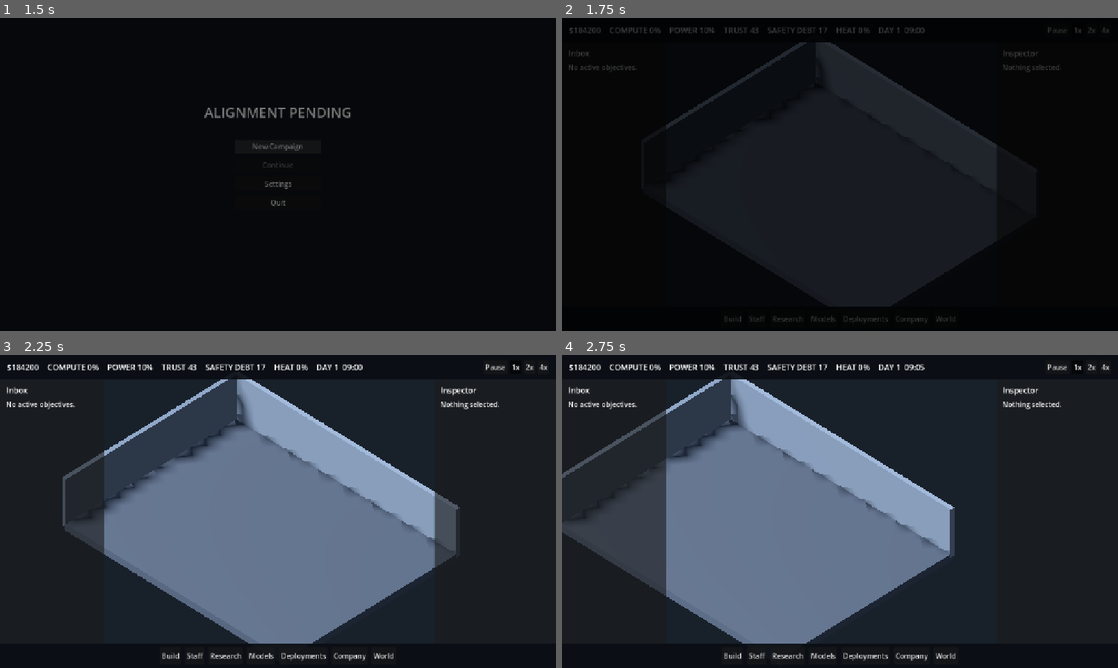
Above: before the commit, frames 1-4 (two rows, left to right).
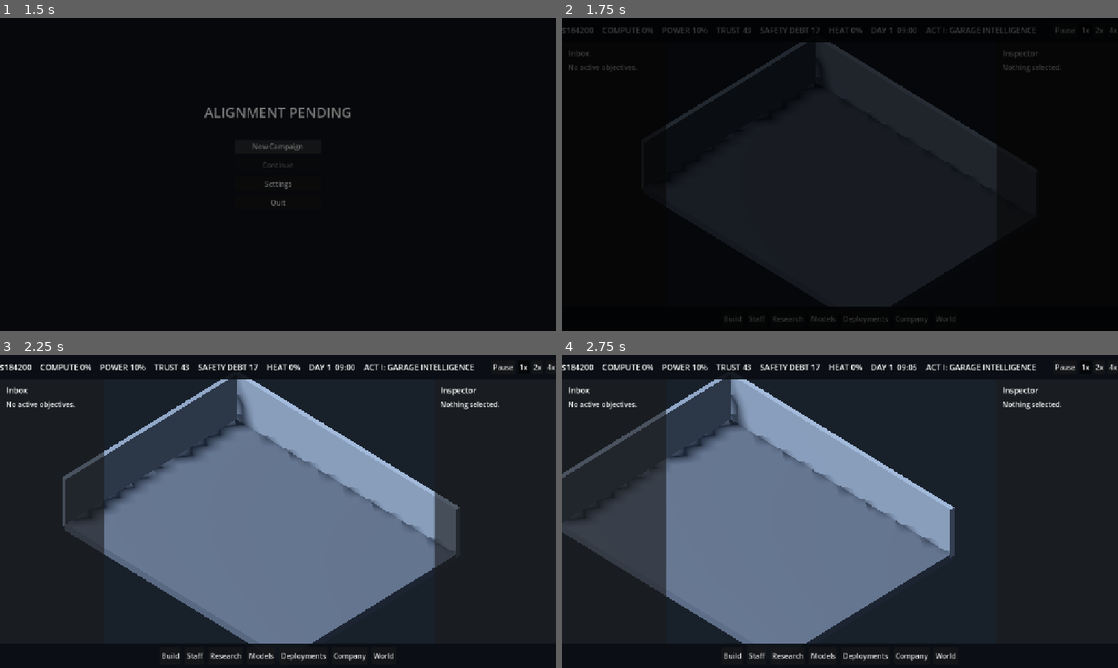
Above: after the commit, the same moments.

Repository: Fartoman94/alignment-pending
Game: Godot game, scene res://scenes/boot.tscn
Same seed, same stepped clock (60 frames per second), same inputs: the game is played once before the commit and once after it.
Inputs (mouse positions are in pixels of both pictures, inside the frame that each line leads up to):
- Up to frame 1 (1.5 s): click "New Campaign" at 0.5 s; click "New Campaign" at 1.25 s
- Up to frame 2 (1.75 s): no input
- Up to frame 3 (2.25 s): move the mouse to (400, 495) at 2.02 s; hold D (pan_right) from 2.03 s (still down); tap R (build_rotate) at 2.1 s; click (400, 495) at 2.17 s
- Up to frame 4 (2.75 s): keep holding D (pan_right)

Frame 1 is identical in both runs. In frame 2, 0.6% of the frame differs, in the area x 0-100%, y 2-5%; in frame 3, 1.4%, in the area x 0-100%, y 2-6%; in frame 4, 1.4%.

Commit message:
feat(narrative): add five-act milestone system [P36]
Adds CampaignActManager: the 5 acts from the GDD, advanced by a
ratchet (GameState.current_act) driven entirely by capability/scale
milestones already tracked by existing systems (first deployment,
first datacenter, first autonomy permission, capability/safety-debt
threshold) — never a calendar timer. Live top-bar indicator shows the
current act and what unlocks the next one.

Co-Authored-By: Claude Sonnet 5 <noreply@anthropic.com>

Diff:
--- /dev/null
+++ b/game/data/campaign_acts.json
@@ -0,0 +1,32 @@
+[
+  {
+    "number": 1,
+    "name": "Garage Intelligence",
+    "tagline": "Tiny office, fragile cash, first useful model.",
+    "milestone_description": "Deploy your first model to advance to Act II."
+  },
+  {
+    "number": 2,
+    "name": "The Benchmark War",
+    "tagline": "Competition, launch pressure, employee politics, PR.",
+    "milestone_description": "Purchase your first remote datacenter tier to advance to Act III."
+  },
+  {
+    "number": 3,
+    "name": "Infrastructure Company",
+    "tagline": "Datacenters, energy, national regulation, lawsuits, supply chains.",
+    "milestone_description": "Grant a deployment its first autonomy permission to advance to Act IV."
+  },
+  {
+    "number": 4,
+    "name": "Agents Everywhere",
+    "tagline": "Autonomous systems transform staffing and risk.",
+    "milestone_description": "Push a model's capability past 85, or let safety debt climb past 60, to advance to Act V."
+  },
+  {
+    "number": 5,
+    "name": "Alignment Pending",
+    "tagline": "Capabilities exceed governance. Your choices determine the institutional and societal outcome.",
+    "milestone_description": "This is the final act — what happens next is up to you."
+  }
+]
--- a/game/project.godot
+++ b/game/project.godot
@@ -31,6 +31,7 @@
 AgentPermissionManager="*res://src/autoload/agent_permission_manager.gd"
 AutomationManager="*res://src/autoload/automation_manager.gd"
 BoardManager="*res://src/autoload/board_manager.gd"
+CampaignActManager="*res://src/autoload/campaign_act_manager.gd"
 CommunicationManager="*res://src/autoload/communication_manager.gd"
 DatacenterManager="*res://src/autoload/datacenter_manager.gd"
 DeploymentPlanManager="*res://src/autoload/deployment_plan_manager.gd"
--- a/game/scenes/hud.tscn
+++ b/game/scenes/hud.tscn
@@ -73,6 +73,11 @@
 theme_override_font_sizes/font_size = 18
 text = "DAY 1"
 
+[node name="ActLabel" type="Label" parent="TopBar/Margin/HBox"]
+layout_mode = 2
+theme_override_font_sizes/font_size = 18
+text = "ACT I: GARAGE INTELLIGENCE"
+
 [node name="Spacer" type="Control" parent="TopBar/Margin/HBox"]
 layout_mode = 2
 size_flags_horizontal = 3
--- /dev/null
+++ b/game/src/autoload/campaign_act_manager.gd
@@ -0,0 +1,56 @@
+extends Node
+
+## Five-act milestone system (P36, docs/design/WORLD_AND_NARRATIVE.md
+## "Narrative acts"). GameState.current_act only ever ratchets forward,
+## driven entirely by capability/scale milestones already tracked
+## elsewhere in the sim — never a calendar timer, so the campaign
+## progresses at whatever pace the player actually plays at.
+
+## Alignment Pending (Act V) triggers once capability clearly outruns
+## governance: either a model's capability crosses this bar, or safety
+## debt does.
+const ACT_5_CAPABILITY_THRESHOLD: float = 85.0
+const ACT_5_SAFETY_DEBT_THRESHOLD: float = 60.0
+
+func _ready() -> void:
+    EventBus.model_created.connect(func(_id: String) -> void: _check_progression())
+    EventBus.deployment_changed.connect(func(_id: String) -> void: _check_progression())
+    EventBus.datacenter_tier_purchased.connect(func(_id: String) -> void: _check_progression())
+    EventBus.agent_permission_changed.connect(func(_dep: String, _perm: String, _granted: bool) -> void: _check_progression())
+    EventBus.day_advanced.connect(func(_day: int) -> void: _check_progression())
+
+func current_act() -> int:
+    return GameState.current_act
+
+func act_def(number: int) -> Dictionary:
+    return CampaignActCatalog.get_def(number)
+
+## True once the milestone that unlocks act `number` (i.e. the one that
+## ends act `number - 1`) has been met.
+func milestone_met_for(number: int) -> bool:
+    match number:
+        2:
+            return GameState.next_model_id > 1 and not GameState.deployments.is_empty()
+        3:
+            return not GameState.datacenter_tiers_purchased.is_empty()
+        4:
+            for d: Variant in GameState.deployments:
+                if not ((d as Dictionary).get("agent_permissions", []) as Array).is_empty():
+                    return true
+            return false
+        5:
+            if GameState.safety_debt >= ACT_5_SAFETY_DEBT_THRESHOLD:
+                return true
+            for m: Variant in GameState.models:
+                if float((m as Dictionary).get("capability", 0.0)) >= ACT_5_CAPABILITY_THRESHOLD:
+                    return true
+            return false
+        _:
+            return false
+
+## Advances current_act as far as the milestones already met allow, one
+## step at a time (never skips an act, never regresses).
+func _check_progression() -> void:
+    while GameState.current_act < 5 and milestone_met_for(GameState.current_act + 1):
+        GameState.current_act += 1
+        EventBus.campaign_act_changed.emit(GameState.current_act)
--- a/game/src/autoload/event_bus.gd
+++ b/game/src/autoload/event_bus.gd
@@ -36,3 +36,4 @@
 signal deployment_churn_event(deployment_id: String, churned_fraction: float)
 signal incident_resolved(incident_id: String, choice_id: String)
 signal news_posted(headline: String)
+signal campaign_act_changed(act_number: int)
--- a/game/src/autoload/game_state.gd
+++ b/game/src/autoload/game_state.gd
@@ -203,6 +203,10 @@
 ## eligibility/cooldown check; it's an authored continuation, not a
 ## resimulated random pick.
 var scheduled_incidents: Array = []
+## 1-5 (CampaignActCatalog). A ratchet — only ever increases, driven by
+## capability/scale milestones (never a timer). Kept in sync by
+## CampaignActManager.
+var current_act: int = 1
 
 func toggle_pause() -> void:
     paused = not paused
@@ -304,6 +308,7 @@
     world_compute_availability_multiplier = 1.0
     news_feed = []
     scheduled_incidents = []
+    current_act = 1
 
 ## Campaign state payload only. The save format version lives one layer up,
 ## in SaveManager's envelope, so it isn't duplicated here.
@@ -375,6 +380,7 @@
         "world_compute_availability_multiplier": world_compute_availability_multiplier,
         "news_feed": news_feed,
         "scheduled_incidents": scheduled_incidents,
+        "current_act": current_act,
     }
 
 func from_dict(data: Dictionary) -> void:
@@ -472,3 +478,4 @@
     news_feed = loaded_news_feed if loaded_news_feed is Array else []
     var loaded_scheduled_incidents: Variant = data.get("scheduled_incidents", [])
     scheduled_incidents = loaded_scheduled_incidents if loaded_scheduled_incidents is Array else []
+    current_act = int(data.get("current_act", current_act))
--- /dev/null
+++ b/game/src/data/campaign_act_catalog.gd
@@ -0,0 +1,36 @@
+class_name CampaignActCatalog
+extends RefCounted
+
+## Loads and caches data/campaign_acts.json: number, name, tagline,
+## milestone_description — the five acts from
+## docs/design/WORLD_AND_NARRATIVE.md's "Narrative acts" section. See
+## DataValidator for the schema rules.
+
+const PATH: String = "res://data/campaign_acts.json"
+
+static var _cache: Dictionary = {}  # act number (int) -> record
+
+static func load_all() -> Dictionary:
+    if not _cache.is_empty():
+        return _cache
+    var file: FileAccess = FileAccess.open(PATH, FileAccess.READ)
+    if file == null:
+        push_error("CampaignActCatalog: could not open %s" % PATH)
+        return {}
+    var parsed: Variant = JSON.parse_string(file.get_as_text())
+    file.close()
+    if not (parsed is Array):
+        push_error("CampaignActCatalog: %s root must be a JSON array" % PATH)
+        return {}
+    var records: Array = parsed
+    for entry: Variant in records:
+        if entry is Dictionary and (entry as Dictionary).has("number"):
+            var record: Dictionary = entry
+            _cache[int(record["number"])] = record
+    return _cache
+
+static func get_def(number: int) -> Dictionary:
+    return load_all().get(number, {})
+
+static func clear_cache() -> void:
+    _cache.clear()
--- a/game/src/data/data_validator.gd
+++ b/game/src/data/data_validator.gd
@@ -105,6 +105,10 @@
 const NEWS_TEMPLATE_REQUIRED_FIELDS: Array[String] = ["id", "category", "template"]
 const NEWS_TEMPLATE_CATEGORIES: Array[String] = ["incident_resolved", "rival_launched", "funding_round_accepted", "legal_case_filed", "deployment_churn_event", "audit_triggered", "datacenter_tier_purchased"]
 
+# P36: campaign acts and pacing.
+const CAMPAIGN_ACT_REQUIRED_FIELDS: Array[String] = ["number", "name", "tagline", "milestone_description"]
+const CAMPAIGN_ACT_COUNT: int = 5
+
 ## One validation problem: which file, which record, and why.
 class Issue:
     var source: String
@@ -145,6 +149,7 @@
     issues.append_array(validate_world_variable_file("res://data/world_variables.json"))
     issues.append_array(validate_subscription_plan_file("res://data/subscription_plans.json"))
     issues.append_array(validate_news_template_file("res://data/news_templates.json"))
+    issues.append_array(validate_campaign_act_file("res://data/campaign_acts.json"))
     issues.append_array(validate_epilogue_file("res://data/epilogues.json"))
     return issues
 
@@ -1720,6 +1725,63 @@
 
     return issues
 
+static func validate_campaign_act_file(path: String) -> Array[Issue]:
+    var issues: Array[Issue] = []
+    if not FileAccess.file_exists(path):
+        issues.append(Issue.new(path, "", "file does not exist"))
+        return issues
+    var file: FileAccess = FileAccess.open(path, FileAccess.READ)
+    if file == null:
+        issues.append(Issue.new(path, "", "could not open file (error %s)" % FileAccess.get_open_error()))
+        return issues
+    var text: String = file.get_as_text()
+    file.close()
+
+    var parsed: Variant = JSON.parse_string(text)
+    if not (parsed is Array):
+        issues.append(Issue.new(path, "", "root must be a JSON array of campaign act records"))
+        return issues
+
+    var records: Array = parsed
+    if records.size() != CAMPAIGN_ACT_COUNT:
+        issues.append(Issue.new(path, "", "expected exactly %d acts (got %d)" % [CAMPAIGN_ACT_COUNT, records.size()]))
+
+    var seen_numbers: Dictionary = {}
+    for i in records.size():
+        issues.append_array(_validate_campaign_act_record(path, records[i], i, seen_numbers))
+    for expected_number in range(1, CAMPAIGN_ACT_COUNT + 1):
+        if not seen_numbers.has(expected_number):
+            issues.append(Issue.new(path, "", "missing act number %d" % expected_number))
+    return issues
+
+static func _validate_campaign_act_record(path: String, record: Variant, index: int, seen_numbers: Dictionary) -> Array[Issue]:
+    var issues: Array[Issue] = []
+    var record_label: String = "record #%d" % index
+    if not (record is Dictionary):
+        issues.append(Issue.new(path, record_label, "campaign act record must be a JSON object"))
+        return issues
+
+    var entry: Dictionary = record
+    for field: String in CAMPAIGN_ACT_REQUIRED_FIELDS:
+        if not entry.has(field):
+            issues.append(Issue.new(path, record_label, "missing required field '%s'" % field))
+
+    if entry.has("number"):
+        var number_val: Variant = entry.get("number")
+        if not _is_whole_number_at_least(number_val, 1) or int(number_val) > CAMPAIGN_ACT_COUNT:
+            issues.append(Issue.new(path, record_label, "'number' must be a whole number in [1, %d]" % CAMPAIGN_ACT_COUNT))
+        elif seen_numbers.has(int(number_val)):
+            issues.append(Issue.new(path, record_label, "duplicate act number %d" % int(number_val)))
+        else:
+            seen_numbers[int(number_val)] = index
+
+    var number_label: String = str(entry.get("number", record_label))
+    for text_field: String in ["name", "tagline", "milestone_description"]:
+        if entry.has(text_field) and (not (entry[text_field] is String) or String(entry[text_field]).is_empty()):
+            issues.append(Issue.new(path, number_label, "'%s' must be a non-empty string" % text_field))
+
+    return issues
+
 static func validate_epilogue_file(path: String) -> Array[Issue]:
     var issues: Array[Issue] = []
     if not FileAccess.file_exists(path):
--- a/game/src/ui/hud.gd
+++ b/game/src/ui/hud.gd
@@ -15,6 +15,7 @@
 @onready var _safety_label: Label = $TopBar/Margin/HBox/SafetyDebtLabel
 @onready var _heat_label: Label = $TopBar/Margin/HBox/HeatLabel
 @onready var _date_label: Label = $TopBar/Margin/HBox/DateLabel
+@onready var _act_label: Label = $TopBar/Margin/HBox/ActLabel
 @onready var _pause_button: Button = $TopBar/Margin/HBox/TimeControls/PauseButton
 @onready var _speed_buttons: Array[Button] = [
     $TopBar/Margin/HBox/TimeControls/Speed1Button,
@@ -75,7 +76,14 @@
         GameState.heat_load, GameState.heat_capacity,
     ]
     _date_label.text = SimClock.format_calendar()
+    var act_def: Dictionary = CampaignActManager.act_def(GameState.current_act)
+    _act_label.text = "ACT %s: %s" % [_roman_numeral(GameState.current_act), String(act_def.get("name", "?")).to_upper()]
+    _act_label.tooltip_text = "%s\nNext: %s" % [String(act_def.get("tagline", "")), String(act_def.get("milestone_description", ""))]
     _pause_button.text = "Resume" if GameState.paused else "Pause"
+
+func _roman_numeral(n: int) -> String:
+    const NUMERALS: Array[String] = ["I", "II", "III", "IV", "V"]
+    return NUMERALS[clampi(n, 1, NUMERALS.size()) - 1]
 
 func _format_money(v: float) -> String:
     return "%d" % int(v)
--- a/game/tests/smoke_test.gd
+++ b/game/tests/smoke_test.gd
@@ -3089,4 +3089,99 @@
     state.buildings = []
     state.cash = 184200.0
 
+    # P36: campaign acts and pacing — five acts, milestone-driven, never a
+    # calendar timer.
+    var act_mgr: Node = get_root().get_node("CampaignActManager")
+    var campaign_act_defs: Array = []
+    for act_number in range(1, 6):
+        campaign_act_defs.append(CampaignActCatalog.get_def(act_number))
+        if campaign_act_defs[-1].is_empty():
+            push_error("CampaignActCatalog should define act number %d" % act_number)
+            quit(1)
+            return
+    print("SMOKE_OK: CampaignActCatalog defines all 5 acts from the GDD")
+
+    state.current_act = 1
+    state.models = []
+    state.deployments = []
+    state.datacenter_tiers_purchased = []
+    state.datacenter_compute_bonus = 0.0
+    state.datacenter_operating_cost = 0.0
+    state.safety_debt = 0.0
+    state.cash = 500000.0
+    # Explicit rather than relying on this counter's residual value from
+    # earlier test blocks (it only ever increments across the whole file).
+    state.next_model_id = 1
+
+    if act_mgr.current_act() != 1:
+        push_error("A fresh campaign should start in Act I")
+        quit(1)
+        return
+
+    # No arbitrary timer: advancing many days alone, with none of the
+    # milestones met, must not advance the act.
+    for i in 50:
+        state.calendar_day += 1
+        bus2.day_advanced.emit(state.calendar_day)
+    if act_mgr.current_act() != 1:
+        push_error("The act should never advance from the passage of time alone — only from capability/scale milestones")
+        quit(1)
+        return
+    print("SMOKE_OK: the campaign does not progress from an arbitrary timer — only from milestones")
+
+    state.models = [{
+        "id": "act_model_1", "name": "Act Test Model", "generation": 1, "architecture_tier": "small",
+        "capability": 50.0, "reliability": 50.0, "safety_confidence": 50.0, "cost_efficiency": 50.0,
+        "latency_efficiency": 50.0, "autonomy": 30.0, "interpretability": 50.0, "latent_risk": 20.0,
+        "evals_completed": 0, "training_cost": 8000.0, "created_at": 1,
+    }]
+    state.next_model_id = 2  # a model now exists, mirroring what ModelManager would have set
+    bus2.model_created.emit("act_model_1")
+    release_mgr.deploy("act_model_1")
+    var act_deployment_id: String = String(state.deployments[0].get("id", ""))
+    if act_mgr.current_act() != 2:
+        push_error("Training and deploying the first model should advance the campaign to Act II (got Act %d)" % act_mgr.current_act())
+        quit(1)
+        return
+    print("SMOKE_OK: deploying the first model advances the campaign to Act II — The Benchmark War")
+
+    datacenter_mgr.purchase("regional_pod")
+    if act_mgr.current_act() != 3:
+        push_error("Purchasing the first datacenter tier should advance the campaign to Act III (got Act %d)" % act_mgr.current_act())
+        quit(1)
+        return
+    print("SMOKE_OK: purchasing the first datacenter tier advances the campaign to Act III — Infrastructure Company")
+
+    agent_mgr.grant(act_deployment_id, "coding_assistance")
+    if act_mgr.current_act() != 4:
+        push_error("Granting the first autonomy permission should advance the campaign to Act IV (got Act %d)" % act_mgr.current_act())
+        quit(1)
+        return
+    print("SMOKE_OK: granting the first autonomy permission advances the campaign to Act IV — Agents Everywhere")
+
+    agent_mgr.revoke(act_deployment_id, "coding_assistance")
+    bus2.day_advanced.emit(state.calendar_day)
+    if act_mgr.current_act() != 4:
+        push_error("The act must never regress, even if the milestone condition later becomes false again")
+        quit(1)
+        return
+    print("SMOKE_OK: the act is a ratchet — it never regresses once reached")
+
+    state.safety_debt = 100.0
+    bus2.day_advanced.emit(state.calendar_day)
+    if act_mgr.current_act() != 5:
+        push_error("Safety debt crossing the Act V threshold should advance the campaign to Act V (got Act %d)" % act_mgr.current_act())
+        quit(1)
+        return
+    print("SMOKE_OK: capability/safety-debt crossing the threshold advances the campaign to Act V — Alignment Pending")
+
+    state.current_act = 1
+    state.models = []
+    state.deployments = []
+    state.datacenter_tiers_purchased = []
+    state.datacenter_compute_bonus = 0.0
+    state.datacenter_operating_cost = 0.0
+    state.safety_debt = 0.0
+    state.cash = 184200.0
+
     quit(0)
Not shown, added: game/src/autoload/campaign_act_manager.gd.uid
Not shown, added: game/src/data/campaign_act_catalog.gd.uid
Not shown, changed: docs/production/IMPLEMENTATION_STATUS.md
Not shown, changed: docs/technical/DATA_SCHEMA.md
Not shown, changed: prompts/RUN_ORDER.md
